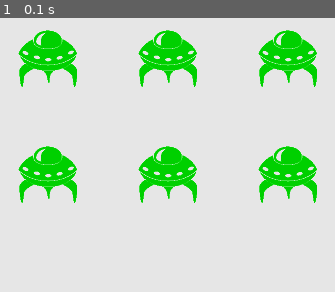
Above: before the commit, frame 1.
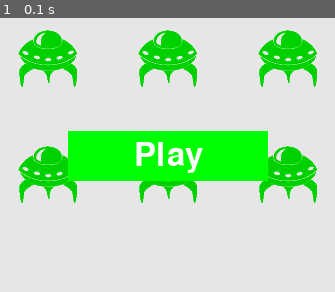
Above: after the commit, the same moment.

Repository: chenboshuo/learn_python
Game: pygame game, started from pygame/alien_invasion/alien_invason.py
Same seed, same stepped clock (60 frames per second), same inputs: the game is played once before the commit and once after it.
Inputs:
- Up to frame 1 (0.1 s): no input
The pictures show only the part of the screen within x 34-84%, y 20-70%; the shares and areas given below are measured in that part.

The runs differ from the first frame. In frame 1, 11% of the frame differs, in the area x 20-80%, y 41-60%.

Commit message:
14.4.2 在屏幕上绘制按钮 修复了几个拼写错误

Diff:
--- a/pygame/alien_invasion/alien_invason.py
+++ b/pygame/alien_invasion/alien_invason.py
@@ -4,6 +4,7 @@
 
 from settings import Setting
 from game_stats import GameStats
+from button import Button
 from ship import Ship
 from alien import Alien
 import game_functions as gf
@@ -16,6 +17,9 @@
         (ai_settings.screen_width, ai_settings.screen_height)
     ) # 创建(1200, 800)的窗口
     pygame.display.set_caption("Alien Invasion")
+
+    # 创建play按钮
+    play_button = Button(ai_settings, screen, "Play")
 
     # 创建一个用于存储游戏统计信息的实例
     stats = GameStats(ai_settings)
@@ -40,6 +44,6 @@
             gf.update_bullets(ai_settings, screen, ship, aliens, bullets)
             gf.update_aliens(ai_settings, stats, screen, ship, aliens, bullets)
 
-        gf.update_screen(ai_settings, screen, ship, aliens, bullets)
+        gf.update_screen(ai_settings, screen,stats, ship, aliens, bullets, play_button)
 
 run_game()
--- a/pygame/alien_invasion/button.py
+++ b/pygame/alien_invasion/button.py
@@ -24,10 +24,10 @@
 
     def prep_msg(self,msg):
         '''将msg渲染为图像, 并使其在按钮上居中'''
-        self.msg_image = self.font.render(msg, True, self.rext_color, self.botton_color)
+        self.msg_image = self.font.render(msg, True, self.text_color, self.button_color)
         self.msg_image_rect = self.msg_image.get_rect()
         self.msg_image_rect.center = self.rect.center
     def draw_button(self):
         """绘制一个用颜色填充的按钮,再绘制文本"""
-        self.sreen.fill(self.button_color, self.rect)
+        self.screen.fill(self.button_color, self.rect)
         self.screen.blit(self.msg_image, self.msg_image_rect)
--- a/pygame/alien_invasion/game_functions.py
+++ b/pygame/alien_invasion/game_functions.py
@@ -44,7 +44,7 @@
         elif event.type == pygame.KEYUP:
             check_keyup_events(event, ship)
 
-def update_screen(ai_settings, screen, ship, aliens, bullets):
+def update_screen(ai_settings, screen, stats, ship, aliens, bullets, play_button):
     '''更新屏幕上的图像,并切换到新屏幕'''
     # 每次循环都重新绘制屏幕
     screen.fill(ai_settings.bg_color)  # 这个方法只接受一种实参: 一种颜色
@@ -53,6 +53,10 @@
         bullet.draw_bullet()
     ship.blitme()
     aliens.draw(screen)
+
+    # 如果游戏处于非活动状态,绘制play按钮
+    if not stats.game_active:
+        play_button.draw_button()
 
     # 让最近的屏幕可见
     pygame.display.flip()
